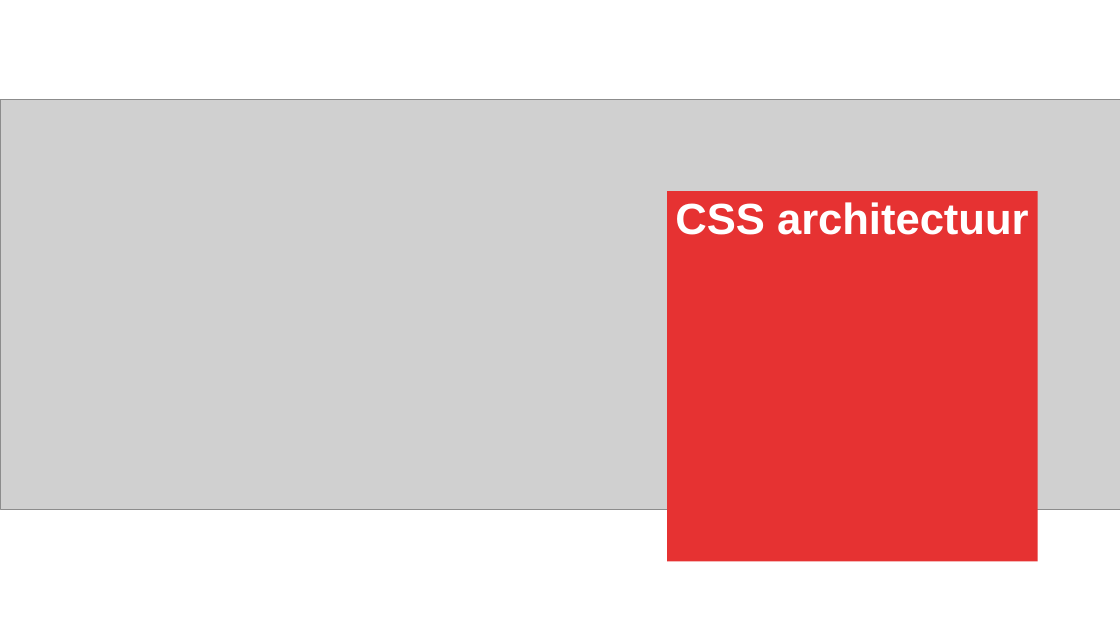
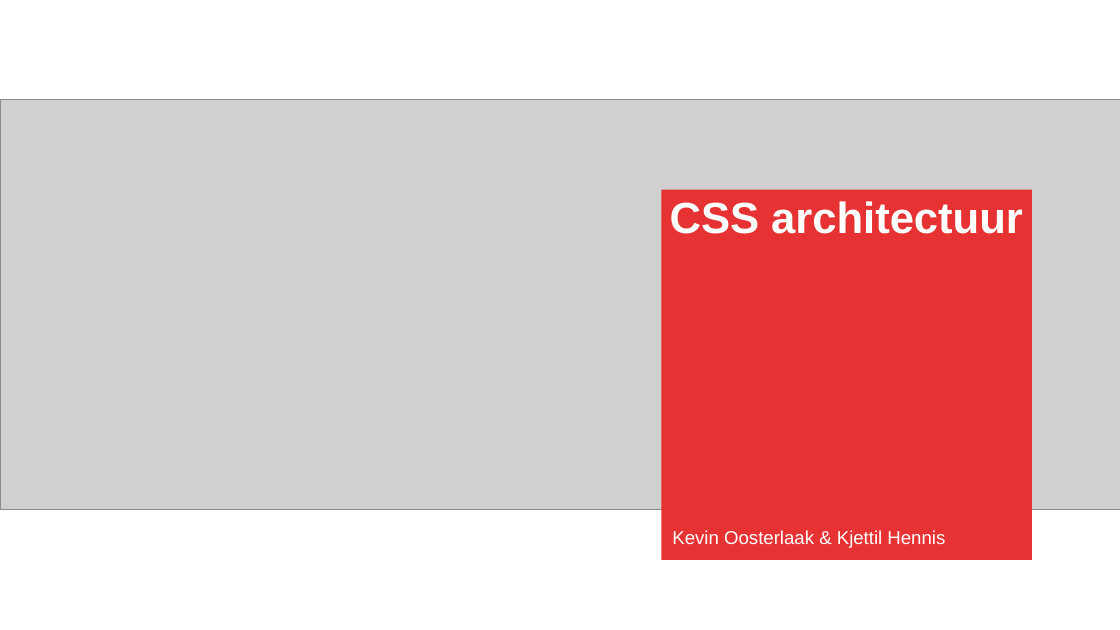
Before and after one commit to AMIS-Services/sig-css-architecture, a slide deck: slide 1 of SIG_CSS_Architecture.pptx. Drawn at 1120x630 pixels with LibreOffice and Linux fonts; fonts in the diff are those of the drawing; grey boxes stand for pictures; background and template pictures are left out. Boxes give left, top, right and bottom in pixels: in the first picture for what was removed or moved away, otherwise in the second. Text is boxed around its words. In the diff, an @@ line names an element or a change of style, - is before the commit and + after.

```diff
--- a/SIG_CSS_Architecture.pptx
+++ b/SIG_CSS_Architecture.pptx
@@ title "CSS architectuur": place and size @@
-title "CSS architectuur" at (667,191,1038,561)
+title "CSS architectuur" at (661,190,1032,560)
@@ subtitle added at (672,530,945,548), 16 pt, text #FFFFFF @@
+Kevin Oosterlaak & Kjettil Hennis
```
Also in this commit, not shown: 6 other slides changed, 6 slides added, 2 slides removed.
